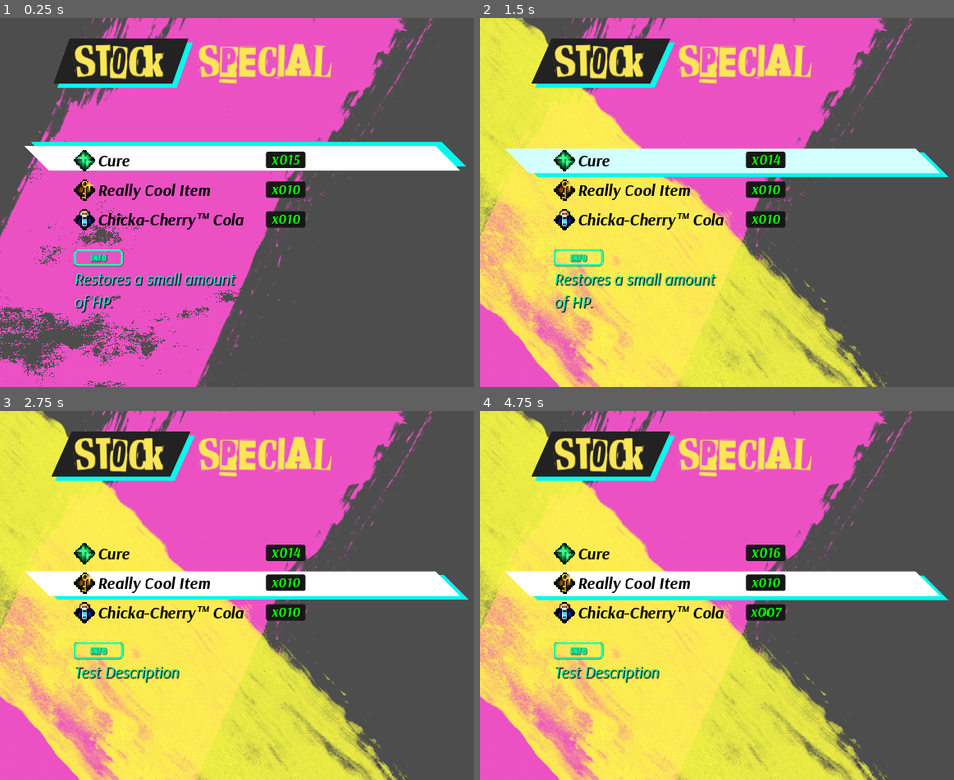
Above: before the commit, frames 1-4 (two rows, left to right).
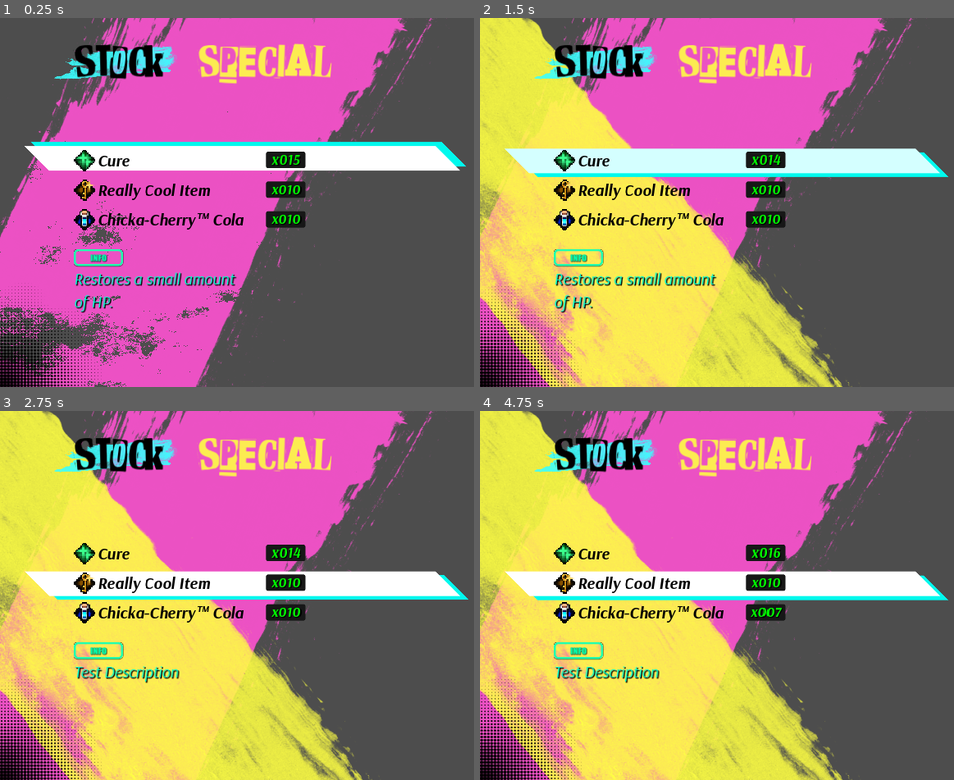
Above: after the commit, the same moments.

Repository: btarg/GodotRPG
Game: Godot game, scene res://Assets/ui.tscn
The game is run twice, just before and just after one commit, with the same random seed, the same clock (stepped at 60 frames per second) and the same inputs.
Inputs (mouse positions are in pixels of both pictures, inside the frame that each line leads up to):
- Up to frame 1 (0.25 s): no input
- Up to frame 2 (1.5 s): tap Enter at 0.5 s; move the mouse to (953, 184) at 0.52 s; hold Up (ui_up) 0.53-1.25 s; tap T at 0.6 s; click (953, 184) at 0.67 s; click "Cure" at 1.25 s
- Up to frame 3 (2.75 s): click "Really Cool Item" at 2 s
- Up to frame 4 (4.75 s): click "Chicka-Cherry™️ Cola" at 2.75 s; tap Space at 3.5 s; move the mouse to (679, 613) at 3.52 s; hold Down (ui_down) 3.53-4.28 s; tap T at 3.6, 4.35 s; click (679, 613) at 3.67 s; move the mouse to (873, 514) at 4.27 s; hold Up (ui_up) from 4.28 s (still down); click (873, 514) at 4.42 s

The runs differ from the first frame. In frame 1, 5.3% of the frame differs, in the area x 0-41%, y 5-100%; in frame 2, 15%, in the area x 0-86%, y 0-100%; in frame 3, 15%; in frame 4, 15%.

Commit message:
keyboard navigable ui experiment

Diff:
--- a/Assets/InventoryMenuManager.gd
+++ b/Assets/InventoryMenuManager.gd
@@ -23,8 +23,6 @@
 @onready var inventory_elements := %InventoryElements as VBoxContainer
 
 @onready var mode_select_background := $ModeSelectBackground as Panel
-@onready var mode_select_stylebox := mode_select_background.get("theme_override_styles/panel") as StyleBoxFlat
-
 @onready var background_paint := $InventoryBackgroundPaint as TextureRect
 @onready var background_paint2 := $InventoryBackgroundPaint2 as TextureRect
 
@@ -58,8 +56,6 @@
     item_inventory.add_item(test_item2, 10)
 
 func _physics_process(_delta) -> void:
-    mode_select_stylebox.skew = mode_select_stylebox.skew.lerp(Vector2(0.45, 0), 0.1)
-
     if selected_button:
         var selected_y := roundf(selected_button.global_position.y) - 2
         var panel_y := roundf(select_panel.global_position.y)
--- /dev/null
+++ b/Assets/Shaders/halftone.gdshader
@@ -0,0 +1,35 @@
+shader_type canvas_item;
+
+uniform int size = 64; // amount of dots
+uniform float dot_size = 2.0; // dots are multiplied by dot_size
+uniform float value_multiplier = 1.0; // reduce or increase value, useful when its too bright
+uniform bool invert = false;
+
+uniform sampler2D gradient_texture;
+
+vec3 rgb2hsv(vec3 tex) {
+    vec3 hsv;
+    {
+        vec3 c = tex;
+        vec4 K = vec4(0.0, -1.0 / 3.0, 2.0 / 3.0, -1.0);
+        vec4 p = mix(vec4(c.bg, K.wz), vec4(c.gb, K.xy), step(c.b, c.g));
+        vec4 q = mix(vec4(p.xyw, c.r), vec4(c.r, p.yzx), step(p.x, c.r));
+        float d = q.x - min(q.w, q.y);
+        float e = 1.0e-10;
+        return tex = vec3(abs(q.z + (q.w - q.y) / (6.0 * d + e)), d / (q.x + e), q.x);
+    }
+}
+
+void fragment() {
+    float fSize = float(size); // float version of "size"
+    vec2 ratio = vec2(1.0, TEXTURE_PIXEL_SIZE.x / TEXTURE_PIXEL_SIZE.y); // make sure the dots are going to be 1:1
+    vec2 pixelated_uv = floor(UV * fSize * ratio) / (fSize * ratio); // pixelates the UV, first multiply with size so it can be rounded to integer then divide it with the same value so your computer can see it and multiply with ratio to fix stretching
+    float dots = length(fract(UV * fSize * ratio) - vec2(0.5)) * dot_size; // fracts the UV to make it loop, substract it by half then turn it into circle (using length) and finally multiply with 2 for smaller circle
+    vec4 gradient_color = texture(gradient_texture, pixelated_uv); // sample the gradient texture color
+    float value = rgb2hsv(gradient_color.rgb).z; // get pixel value (brightness) from hsv; "v" means value
+    dots = mix(dots, 1.0 - dots, float(invert)); // choose between original dots and inverted dots using "invert" since bool are only 0 (false) and 1 (true)
+    dots += value * value_multiplier; // add dots with pixels value which will shrink them. Also multiply with value mutliplier because sometimes its too bright
+    dots = pow(dots, 5.0); // make the dots harder but with anti-aliasing (you can use floor function but the edge will be hard)
+    dots = clamp(dots, 0.0, 1.0); // clamp result value to avoid artifacts when blended with other objects
+    COLOR.a = 1.0 - dots; // set alpha to 1.0 - dots value to make everything but the dots transparent
+}
--- /dev/null
+++ b/Assets/Shaders/luminance_colour.gdshader
@@ -0,0 +1,21 @@
+shader_type canvas_item;
+
+uniform vec4 target_color : source_color = vec4(1.0, 0.0, 0.0, 1.0);
+uniform bool invert_luminance = false;
+
+uniform bool gradient_enabled = false;
+uniform sampler2D gradient_texture;
+
+void fragment() {
+    float luminance = dot(COLOR.rgb, vec3(0.299, 0.587, 0.114));
+    if (invert_luminance) {
+        luminance = 1.0 - luminance;
+    }
+    // Apply gradient instead of solid colour
+    if (gradient_enabled) {
+        vec4 gradient_color = texture(gradient_texture, UV);
+        COLOR.rgb = mix(COLOR.rgb, gradient_color.rgb, luminance);
+    } else {
+        COLOR.rgb = target_color.rgb * luminance;
+    }
+}
--- /dev/null
+++ b/Assets/Shaders/wobble_polygon.gdshader
@@ -0,0 +1,14 @@
+shader_type canvas_item;
+
+// The higher, the smoother it becomes.
+uniform float snapping = 2.0;
+// The higher, the faster it becomes.
+uniform float speed = 12.0;
+// Couldn't find a better name for this one lmao.
+uniform float value = 4.0;
+uniform float offset = 0.0;
+
+void vertex() {
+    VERTEX.x += cos(VERTEX.y);
+    VERTEX += vec2(sin((TIME + offset) * speed + VERTEX.y), cos(TIME + VERTEX.y) + sin((TIME + offset) * speed + VERTEX.x)) * value;
+}
--- a/Assets/UIElements/SlidingInventoryItemButton.gd
+++ /dev/null
@@ -1,14 +0,0 @@
-extends Control
-
-@onready var button := $ItemButton as Button
-@onready var target := $Target as Control
-@onready var tween := create_tween()
-
-
-func _ready():
-	# Button should be offscreen to the left
-    if button:
-        button.global_position.x -= 1000
-        tween.tween_property(button, "global_position:x", target.global_position.x, 3)
-    else:
-        print("Button not found")
--- a/Assets/UIElements/SlidingInventoryItemButton.tscn
+++ /dev/null
@@ -1,21 +0,0 @@
-[gd_scene load_steps=3 format=3 uid="uid://bdtym04jrr3x8"]
-
-[ext_resource type="Script" path="res://Assets/UIElements/SlidingInventoryItemButton.gd" id="1_kvyo4"]
-[ext_resource type="PackedScene" uid="uid://bf0dm6d1emcev" path="res://Assets/UIElements/InventoryItemButton.tscn" id="2_o4lrj"]
-
-[node name="SlidingInventoryItemButton" type="Control"]
-layout_mode = 3
-anchors_preset = 15
-anchor_right = 1.0
-anchor_bottom = 1.0
-grow_horizontal = 2
-grow_vertical = 2
-script = ExtResource("1_kvyo4")
-
-[node name="ItemButton" parent="." instance=ExtResource("2_o4lrj")]
-layout_mode = 0
-
-[node name="Target" type="Control" parent="."]
-anchors_preset = 0
-offset_right = 40.0
-offset_bottom = 40.0
--- a/Assets/ui.tscn
+++ b/Assets/ui.tscn
@@ -1,24 +1,36 @@
-[gd_scene load_steps=23 format=3 uid="uid://bbpr3f42wv3f4"]
+[gd_scene load_steps=29 format=3 uid="uid://bbpr3f42wv3f4"]
 
 [ext_resource type="Theme" uid="uid://icpcatdn87hq" path="res://Assets/Themes/theme.tres" id="1_2x5wo"]
 [ext_resource type="Script" path="res://Assets/InventoryMenuManager.gd" id="1_jin5a"]
 [ext_resource type="Script" path="res://Scripts/Inventory/InventoryManager.gd" id="1_vihhl"]
+[ext_resource type="Shader" path="res://Assets/Shaders/halftone.gdshader" id="3_0yrly"]
 [ext_resource type="Shader" path="res://Assets/Shaders/paintbrush_wipe.gdshader" id="3_v8qdp"]
 [ext_resource type="Texture2D" uid="uid://dy7cknaaqn1kb" path="res://Assets/Shaders/Texturelabs_InkPaint_402M.png" id="3_wvxl4"]
 [ext_resource type="Texture2D" uid="uid://kv6kaw4avsje" path="res://Assets/Shaders/noise/noise1_template.tres" id="4_uhky1"]
 [ext_resource type="Texture2D" uid="uid://bvkqv6dlnfuca" path="res://Assets/Shaders/noise/noise2_template.tres" id="5_joy1i"]
 [ext_resource type="Texture2D" uid="uid://dco1iuwhb6w86" path="res://Assets/Shaders/Texturelabs_InkPaint_384M.png" id="6_cguuw"]
 [ext_resource type="FontFile" uid="uid://kpfebmk4gx8d" path="res://Assets/Fonts/Expose-Regular.otf" id="8_6w75r"]
+[ext_resource type="Shader" path="res://Assets/Shaders/luminance_colour.gdshader" id="8_e1llg"]
 [ext_resource type="AudioStream" uid="uid://cykbduoubldex" path="res://Assets/Sounds/softclick.ogg" id="8_f5eor"]
 [ext_resource type="LabelSettings" uid="uid://v0m6ms4lq5wv" path="res://Assets/Themes/info_label_settings.tres" id="8_u0fe3"]
 [ext_resource type="AudioStream" uid="uid://blleegjqv1fky" path="res://Assets/Sounds/denied.wav" id="9_rp5ee"]
 [ext_resource type="AudioStream" uid="uid://eqtm4k61d0bg" path="res://Assets/Sounds/heal.wav" id="10_4dulq"]
 
-[sub_resource type="StyleBoxFlat" id="StyleBoxFlat_ydm2l"]
-bg_color = Color(0.133333, 0.133333, 0.133333, 1)
-shadow_color = Color(4.04298e-06, 0.985674, 0.925229, 1)
-shadow_size = 1
-shadow_offset = Vector2(8, 8)
+[sub_resource type="Gradient" id="Gradient_d8txa"]
+
+[sub_resource type="GradientTexture2D" id="GradientTexture2D_6cfnw"]
+gradient = SubResource("Gradient_d8txa")
+fill = 1
+fill_from = Vector2(0, 1)
+fill_to = Vector2(0.55, 0)
+
+[sub_resource type="ShaderMaterial" id="ShaderMaterial_uk8eg"]
+shader = ExtResource("3_0yrly")
+shader_parameter/size = 64
+shader_parameter/dot_size = 1.25
+shader_parameter/value_multiplier = 2.0
+shader_parameter/invert = false
+shader_parameter/gradient_texture = SubResource("GradientTexture2D_6cfnw")
 
 [sub_resource type="ShaderMaterial" id="ShaderMaterial_napwb"]
 shader = ExtResource("3_v8qdp")
@@ -46,6 +58,12 @@
 shader_parameter/noise1 = ExtResource("4_uhky1")
 shader_parameter/noise2 = ExtResource("5_joy1i")
 
+[sub_resource type="ShaderMaterial" id="ShaderMaterial_aqb8l"]
+shader = ExtResource("8_e1llg")
+shader_parameter/target_color = Color(0.223529, 1, 1, 1)
+shader_parameter/invert_luminance = true
+shader_parameter/gradient_enabled = false
+
 [sub_resource type="StyleBoxEmpty" id="StyleBoxEmpty_suspb"]
 
 [sub_resource type="StyleBoxEmpty" id="StyleBoxEmpty_vybim"]
@@ -55,7 +73,12 @@
 [sub_resource type="LabelSettings" id="LabelSettings_lhktw"]
 font = ExtResource("8_6w75r")
 font_size = 84
-font_color = Color(0.984314, 0.901961, 0.337255, 1)
+font_color = Color(0, 0, 0, 1)
+
+[sub_resource type="LabelSettings" id="LabelSettings_3wvcj"]
+font = ExtResource("8_6w75r")
+font_size = 84
+font_color = Color(0.988235, 0.92549, 0.317647, 1)
 
 [sub_resource type="StyleBoxFlat" id="StyleBoxFlat_g4ftp"]
 content_margin_top = 2.0
@@ -92,13 +115,16 @@
 grow_vertical = 2
 script = ExtResource("1_jin5a")
 
-[node name="ModeSelectBackground" type="Panel" parent="InventoryUI"]
-layout_mode = 0
-offset_left = 120.0
-offset_top = 40.0
-offset_right = 352.0
-offset_bottom = 128.0
-theme_override_styles/panel = SubResource("StyleBoxFlat_ydm2l")
+[node name="ColorRect" type="ColorRect" parent="InventoryUI"]
+material = SubResource("ShaderMaterial_uk8eg")
+layout_mode = 1
+anchors_preset = 2
+anchor_top = 1.0
+anchor_bottom = 1.0
+offset_top = -398.0
+offset_right = 416.0
+grow_vertical = 0
+color = Color(0, 0, 0, 1)
 
 [node name="InventoryBackgroundPaint" type="TextureRect" parent="InventoryUI"]
 z_index = -2
@@ -117,12 +143,23 @@
 z_index = -2
 material = SubResource("ShaderMaterial_6tso5")
 layout_mode = 2
-offset_left = -128.0
-offset_top = -808.0
-offset_right = 1858.0
-offset_bottom = 517.0
-rotation = 0.800958
+offset_left = -89.0
+offset_top = -819.0
+offset_right = 1876.0
+offset_bottom = 462.0
+rotation = 0.860883
 texture = ExtResource("6_cguuw")
+
+[node name="ModeSelectBackground" type="TextureRect" parent="InventoryUI"]
+material = SubResource("ShaderMaterial_aqb8l")
+layout_mode = 2
+offset_left = 80.0
+offset_top = 32.0
+offset_right = 366.0
+offset_bottom = 170.0
+rotation = -0.0763745
+texture = ExtResource("6_cguuw")
+expand_mode = 2
 
 [node name="PanelContainer" type="PanelContainer" parent="InventoryUI"]
 layout_mode = 1
@@ -164,17 +201,17 @@
 theme_override_constants/separation = 64
 alignment = 1
 
-[node name="Label2" type="Label" parent="InventoryUI/PanelContainer/MarginContainer/InventoryPanelContainer/MarginContainer/VBoxContainer2/TitlePanelContainer/HBoxContainer"]
+[node name="StockLabel" type="Label" parent="InventoryUI/PanelContainer/MarginContainer/InventoryPanelContainer/MarginContainer/VBoxContainer2/TitlePanelContainer/HBoxContainer"]
 layout_mode = 2
 text = "STOCK"
 label_settings = SubResource("LabelSettings_lhktw")
 horizontal_alignment = 1
 vertical_alignment = 1
 
-[node name="Label3" type="Label" parent="InventoryUI/PanelContainer/MarginContainer/InventoryPanelContainer/MarginContainer/VBoxContainer2/TitlePanelContainer/HBoxContainer"]
+[node name="SpecialLabel" type="Label" parent="InventoryUI/PanelContainer/MarginContainer/InventoryPanelContainer/MarginContainer/VBoxContainer2/TitlePanelContainer/HBoxContainer"]
 layout_mode = 2
 text = "SPECIAL"
-label_settings = SubResource("LabelSettings_lhktw")
+label_settings = SubResource("LabelSettings_3wvcj")
 horizontal_alignment = 1
 vertical_alignment = 1
 
--- /dev/null
+++ b/ButtonScrollMenu.gd
@@ -0,0 +1,124 @@
+extends Control
+
+var buttons: Array[Button] = []
+# Dictionary to map buttons to their index in the array for easy lookup
+var button_map = {}
+var count: Array[float] = []
+
+var index: int = 0
+var selected_button: Button = null
+
+var scroll: int = 1
+var current_mouse_input_cooldown: float = 0
+## Cooldown to apply to mouse input after scrolling (physics delta time)
+@export var mouse_input_cooldown: float = 0.40
+
+
+## Spacing between each button relative to the button's size
+@export var button_spacing_offset := 50
+var button_spacing: int = -1
+
+@export var button_scene = preload("res://Assets/UIElements/InventoryItemButton.tscn") as PackedScene
+
+@onready var scrollbar_visual := $ColorRect/scroll as ColorRect
+@onready var select_fx := $select_fx as Polygon2D
+
+
+func add_button() -> void:
+    var new_button := button_scene.instantiate() as Button
+    # initialize button spacing
+    if button_spacing == -1:
+        button_spacing = round(new_button.size.y) + button_spacing_offset
+        print("New button spacing: " + str(button_spacing))
+
+    new_button.connect("mouse_entered", _handleButtonFocus.bind(new_button))
+    new_button.connect("pressed", _handleButtonPressed.bind(new_button))
+
+    buttons.append(new_button)
+    button_map[new_button] = buttons.size() - 1 # Add button to the dictionary with its index
+    count.append(0)
+    add_child(new_button)
+
+
+func update_index(direction: int = -1, wraparound: bool = true) -> void:
+    # don't allow mouse hover for a short time after scrolling
+    # this avoids the scroll jumping toward where the mouse is on screen
+    current_mouse_input_cooldown = mouse_input_cooldown
+
+    # update the actual scrolling index
+    index += direction
+    if wraparound:
+        if index >= buttons.size():
+            index = 0
+        elif index < 0:
+            index = buttons.size() - 1
+    else:
+        index = clamp(index, 0, buttons.size() - 1)
+
+    # determine when to scroll the whole list view up or down
+    var internal_scroll_index : int = 0
+    if index > internal_scroll_index + 4:
+        scroll = (index - 4) * -button_spacing
+        internal_scroll_index += 1
+    if index < internal_scroll_index + 1:
+        internal_scroll_index -= 1
+        scroll = (index - 1) * -button_spacing
+
+
+
+func _input(event: InputEvent) -> void:
+    # debug: add a new button
+    if Input.is_action_just_pressed("ui_cancel"):
+        add_button()
+    else:
+        if button_spacing == -1:
+            return
+
+    if Input.is_action_pressed("ui_up"):
+        # scroll up
+        update_index()
+    elif Input.is_action_pressed("ui_down"):
+        # scroll down
+        update_index(1)
+
+    else:
+        if event is InputEventMouseButton:
+            if event.button_index == MOUSE_BUTTON_WHEEL_UP and event.is_pressed():
+                update_index(-2, false)
+            elif event.button_index == MOUSE_BUTTON_WHEEL_DOWN and event.is_pressed():
+                update_index(2, false)
+
+
+func _physics_process(delta: float) -> void:
+    # if we haven't initialized the button spacing,
+    # then we don't have any buttons
+    if button_spacing == -1:
+        return
+
+    for button in button_map:
+        var i: int = button_map[button]
+        count[i] -= delta
+        if count[i] < 0:
+            button.position = button.position.lerp($anchor.position + Vector2(0, (i * button_spacing) + scroll), delta * 20)
+            button.scale = button.scale.lerp(Vector2.ONE * 2, delta * 20)
+
+    scrollbar_visual.position.y = lerp(scrollbar_visual.position.y, 2 + (float(index) / float(buttons.size() - 1)) * 188.00, 0.1) if buttons.size() > 1 else 2
+    scrollbar_visual.position.y = clamp(scrollbar_visual.position.y, 2, 184.00)
+
+    selected_button = buttons[index]
+    selected_button.grab_focus()
+    selected_button.scale += Vector2.ONE * delta * 2
+    select_fx.position = select_fx.position.lerp(selected_button.position + Vector2(-185, 0), delta * 23)
+    select_fx.scale.y = abs(sin(Time.get_ticks_msec() * delta * 0.4) * 0.4)
+
+    current_mouse_input_cooldown -= delta
+    if current_mouse_input_cooldown < 0:
+        current_mouse_input_cooldown = 0
+
+
+func _handleButtonFocus(focused_button: Control) -> void:
+    if focused_button in button_map and current_mouse_input_cooldown == 0:
+        index = button_map[focused_button]
+
+func _handleButtonPressed(pressed_button: Control) -> void:
+    print("Button pressed: " + pressed_button.name)
--- /dev/null
+++ b/button.tscn
@@ -0,0 +1,43 @@
+[gd_scene format=3 uid="uid://d6mx5duvxyyx"]
+
+[node name="button" type="Control"]
+layout_mode = 3
+anchors_preset = 0
+offset_left = 308.0
+offset_top = 201.0
+offset_right = 316.0
+offset_bottom = 209.0
+scale = Vector2(2, 2)
+
+[node name="shadow" type="ColorRect" parent="."]
+layout_mode = 0
+offset_left = -73.5
+offset_top = -9.0
+offset_right = 75.5
+offset_bottom = 13.0
+mouse_filter = 1
+color = Color(0, 0, 0, 0.192157)
+
+[node name="black" type="ColorRect" parent="."]
+layout_mode = 0
+offset_left = -74.5
+offset_top = -10.0
+offset_right = 74.5
+offset_bottom = 12.0
+mouse_filter = 1
+
+[node name="white" type="ColorRect" parent="."]
+layout_mode = 0
+offset_left = -72.5
+offset_top = -8.0
+offset_right = 72.5
+offset_bottom = 10.0
+mouse_filter = 1
+
+[node name="pink" type="ColorRect" parent="."]
+layout_mode = 0
+offset_left = -71.5
+offset_top = -7.0
+offset_right = 71.5
+offset_bottom = 9.0
+mouse_filter = 1
--- a/project.godot
+++ b/project.godot
@@ -12,7 +12,7 @@
 
 config/name="Inventory"
 run/main_scene="res://Assets/ui.tscn"
-config/features=PackedStringArray("4.2", "Forward Plus")
+config/features=PackedStringArray("4.3", "Forward Plus")
 config/icon="res://icon.svg"
 
 [display]
@@ -21,3 +21,11 @@
 window/size/viewport_height=720
 window/stretch/mode="canvas_items"
 window/stretch/aspect="keep_width"
+
+[input]
+
+mouse_click={
+"deadzone": 0.5,
+"events": [Object(InputEventMouseButton,"resource_local_to_scene":false,"resource_name":"","device":-1,"window_id":0,"alt_pressed":false,"shift_pressed":false,"ctrl_pressed":false,"meta_pressed":false,"button_mask":0,"position":Vector2(0, 0),"global_position":Vector2(0, 0),"factor":1.0,"button_index":1,"canceled":false,"pressed":false,"double_click":false,"script":null)
+]
+}
--- a/test.tscn
+++ /dev/null
@@ -1,47 +0,0 @@
-[gd_scene load_steps=8 format=3 uid="uid://ctpnpjjlp65b5"]
-
-[ext_resource type="Shader" path="res://Assets/Shaders/paintbrush_wipe.gdshader" id="1_vtsuc"]
-[ext_resource type="Texture2D" uid="uid://kv6kaw4avsje" path="res://Assets/Shaders/noise/noise1_template.tres" id="2_q24bt"]
-[ext_resource type="Texture2D" uid="uid://bvkqv6dlnfuca" path="res://Assets/Shaders/noise/noise2_template.tres" id="3_i37sm"]
-[ext_resource type="Texture2D" uid="uid://dy7cknaaqn1kb" path="res://Assets/Shaders/Texturelabs_InkPaint_402M.png" id="4_dq8dw"]
-
-[sub_resource type="Gradient" id="Gradient_8qcgm"]
-colors = PackedColorArray(0.980392, 0.211765, 0.666667, 1, 1, 1, 0.486275, 1)
-
-[sub_resource type="GradientTexture2D" id="GradientTexture2D_d13so"]
-gradient = SubResource("Gradient_8qcgm")
-fill_from = Vector2(1, 1)
-fill_to = Vector2(0, 0)
-
-[sub_resource type="ShaderMaterial" id="ShaderMaterial_2kjdc"]
-shader = ExtResource("1_vtsuc")
-shader_parameter/progress = 0.553
-shader_parameter/horizontal = true
-shader_parameter/luminance_based_colouring = true
-shader_parameter/invert_luminance = true
-shader_parameter/target_color = Color(0.981647, 0.211594, 0.666247, 1)
-shader_parameter/desired_alpha = 1.0
-shader_parameter/gradient_enabled = true
-shader_parameter/flip_wipe_direction = false
-shader_parameter/noise1 = ExtResource("2_q24bt")
-shader_parameter/noise2 = ExtResource("3_i37sm")
-shader_parameter/gradient_texture = SubResource("GradientTexture2D_d13so")
-
-[node name="Control" type="Control"]
-material = SubResource("ShaderMaterial_2kjdc")
-layout_mode = 3
-anchors_preset = 15
-anchor_right = 1.0
-anchor_bottom = 1.0
-offset_left = 48.0
-offset_top = 64.0
-offset_right = 48.0
-offset_bottom = 64.0
-grow_horizontal = 2
-grow_vertical = 2
-
-[node name="TexturelabsInkPaint402m" type="Sprite2D" parent="."]
-material = SubResource("ShaderMaterial_2kjdc")
-position = Vector2(600, 312)
-scale = Vector2(0.65989, 0.749264)
-texture = ExtResource("4_dq8dw")
--- /dev/null
+++ b/test_kbui.tscn
@@ -0,0 +1,72 @@
+[gd_scene load_steps=2 format=3 uid="uid://dh32i25o8f5nu"]
+
+[ext_resource type="Script" path="res://ButtonScrollMenu.gd" id="1"]
+
+[node name="Control" type="Control"]
+layout_mode = 3
+anchors_preset = 0
+script = ExtResource("1")
+
+[node name="anchor" type="Marker2D" parent="."]
+position = Vector2(270, 49)
+
+[node name="select_fx" type="Polygon2D" parent="."]
+scale = Vector2(0.4, 0.4)
+color = Color(1, 0.243137, 0.952941, 1)
+polygon = PackedVector2Array(-17, -31, 36, 0, -17, 31)
+
+[node name="outerlayer" type="Polygon2D" parent="select_fx"]
+scale = Vector2(0.909091, 0.909091)
+polygon = PackedVector2Array(-17, -31, 36, 0, -17, 31)
+
+[node name="outline" type="Polygon2D" parent="select_fx"]
+modulate = Color(0, 0, 0, 0.282353)
+show_behind_parent = true
+position = Vector2(0, 7.4072)
+scale = Vector2(1.34413, 1.34413)
+polygon = PackedVector2Array(-17, -31, 36, 0, -17, 31)
+
+[node name="outline3" type="Polygon2D" parent="select_fx"]
+modulate = Color(0, 0.0862745, 1, 1)
+show_behind_parent = true
+scale = Vector2(1.34413, 1.34413)
+polygon = PackedVector2Array(-17, -31, 36, 0, -17, 31)
+
+[node name="outline2" type="Polygon2D" parent="select_fx"]
+show_behind_parent = true
+scale = Vector2(1.24648, 1.24648)
+color = Color(0, 0, 0, 1)
+polygon = PackedVector2Array(-17, -31, 36, 0, -17, 31)
+
+[node name="frame" type="Label" parent="."]
+layout_mode = 0
+offset_left = 11.0
+offset_top = 8.0
+offset_right = 51.0
+offset_bottom = 22.0
+
+[node name="Node2D" type="Node2D" parent="."]
+
+[node name="ColorRect" type="ColorRect" parent="."]
+layout_mode = 0
+offset_left = 37.0
+offset_top = 73.0
+offset_right = 43.0
+offset_bottom = 272.0
+
+[node name="bg" type="ColorRect" parent="ColorRect"]
+show_behind_parent = true
+layout_mode = 0
+offset_left = -2.0
+offset_top = -2.0
+offset_right = 8.0
+offset_bottom = 201.0
+color = Color(0, 0, 0, 1)
+
+[node name="scroll" type="ColorRect" parent="ColorRect"]
+layout_mode = 0
+offset_left = 1.0
+offset_top = 184.0
+offset_right = 5.0
+offset_bottom = 197.0
+color = Color(0, 0, 0, 1)
